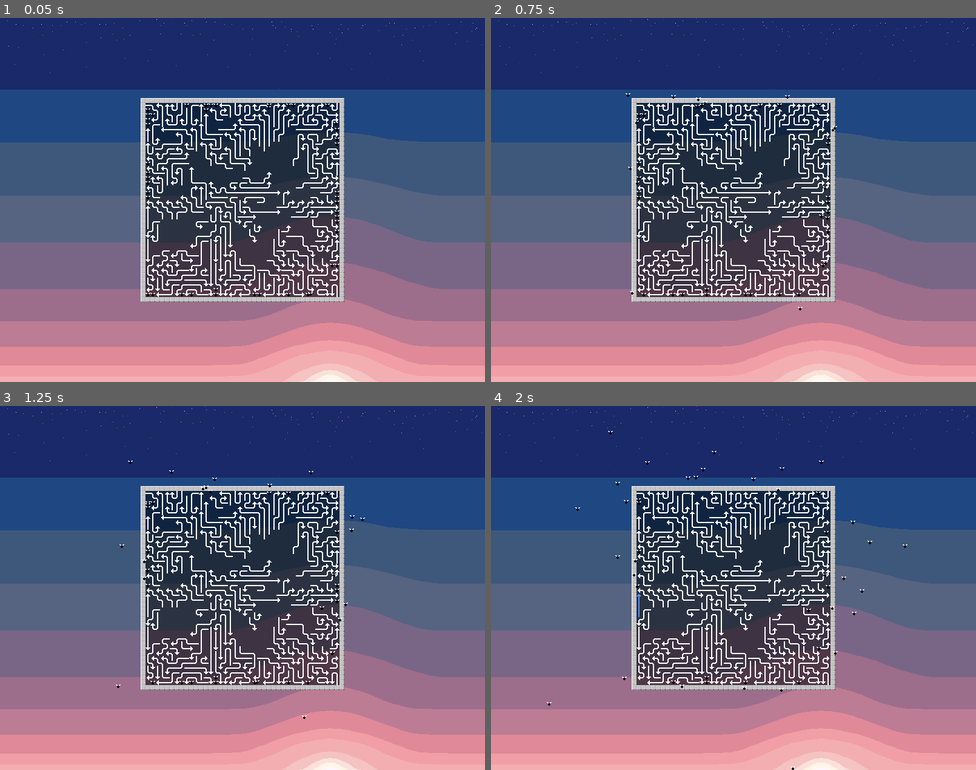
Above: before the commit, frames 1-4 (two rows, left to right).
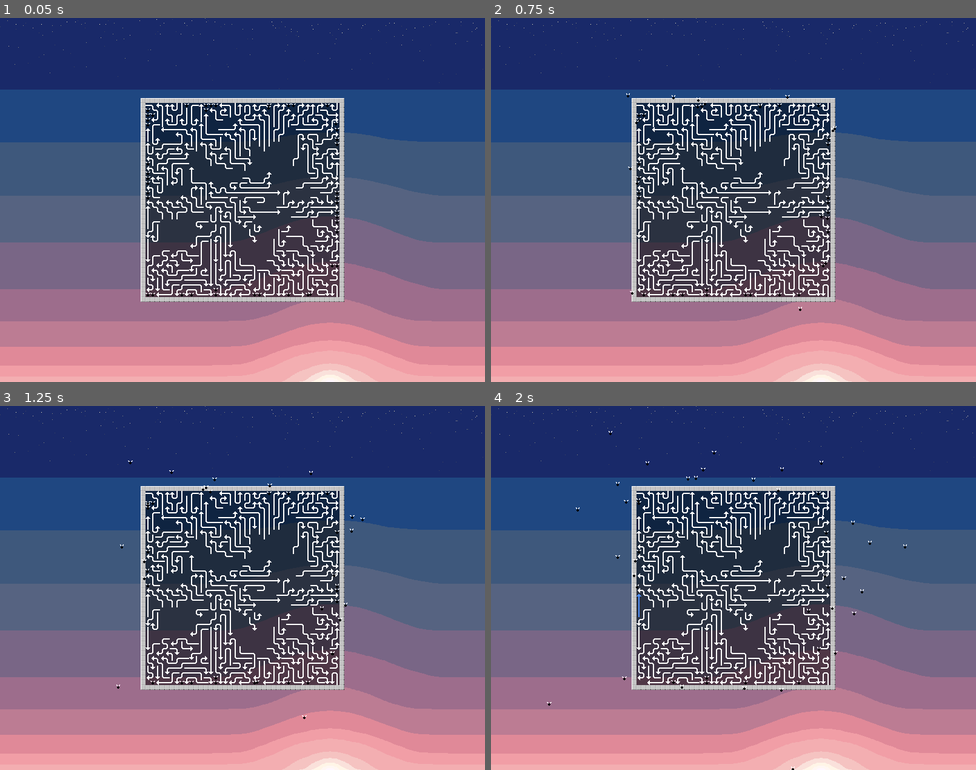
Above: after the commit, the same moments.

Repository: paulguy/arrow-game
Game: Godot game, scene res://game.tscn
Same seed, same stepped clock (60 frames per second), same inputs: the game is played once before the commit and once after it.
Inputs (mouse positions are in pixels of both pictures, inside the frame that each line leads up to):
- Up to frame 1 (0.05 s): no input
- Up to frame 2 (0.75 s): tap Enter at 0.5 s; move the mouse to (840, 181) at 0.52 s; click (840, 181) at 0.67 s
- Up to frame 3 (1.25 s): no input
- Up to frame 4 (2 s): move the mouse to (636, 606) at 1.27 s; click (636, 606) at 1.42 s

Frame 1 is identical in both runs. In frame 2, less than 0.1% of the frame differs, in the area x 27-72%, y 20-81%; in frame 3, less than 0.1%; in frame 4, less than 0.1%, in the area x 17-86%, y 6-100%.

Commit message:
Fix fly animation

Diff:
--- a/ArrowView.gdshader
+++ /dev/null
@@ -1,14 +0,0 @@
-shader_type spatial;
-
-void vertex() {
-	// Called for every vertex the material is visible on.
-}
-
-void fragment() {
-	// Called for every pixel the material is visible on.
-}
-
-//void light() {
-//	// Called for every pixel for every light affecting the material.
-//	// Uncomment to replace the default light processing function with this one.
-//}
--- a/fly.gd
+++ b/fly.gd
@@ -3,11 +3,17 @@
 const MAX_ANGLE_OFFSET : float = 0.95
 const ACCEL : float = 5.0
 const TIMEOUT : float = 5.0
+const ANIM_FRAMES : int = 2
+const FRAME_TIME : float = 0.1
 
 var path : Array[Vector2i]
 var region : Rect2
 var cell_size : Vector2i
 var time : float = 0.0
+var anim_time : float = 0.0
+var anim : int = 0
+
+@onready var sprite : Sprite2D = $Sprite
 
 func _physics_process(delta : float):
 	var view : Rect2 = get_viewport_rect()
@@ -47,3 +53,7 @@
 	apply_central_force(Vector2.from_angle(towards) * ACCEL)
 
 	time += delta
+
+func _process(delta : float):
+	anim_time = fmod(anim_time + delta, FRAME_TIME * ANIM_FRAMES)
+	sprite.frame_coords.x = floor(anim_time / FRAME_TIME)
--- a/fly.tscn
+++ b/fly.tscn
@@ -2,10 +2,6 @@
 
 [ext_resource type="Script" uid="uid://bg1i2ji8p6a28" path="res://fly.gd" id="1_qarim"]
 [ext_resource type="Texture2D" uid="uid://dlinirat5q4rc" path="res://arrow_tiles.png" id="2_7c42i"]
-
-[sub_resource type="AtlasTexture" id="AtlasTexture_3bd51"]
-atlas = ExtResource("2_7c42i")
-region = Rect2(0, 80, 8, 8)
 
 [sub_resource type="CircleShape2D" id="CircleShape2D_o8fo8"]
 radius = 3.0
@@ -16,8 +12,11 @@
 gravity_scale = 0.0
 script = ExtResource("1_qarim")
 
-[node name="Sprite2D" type="Sprite2D" parent="." unique_id=1811766016]
-texture = SubResource("AtlasTexture_3bd51")
+[node name="Sprite" type="Sprite2D" parent="." unique_id=1811766016]
+texture = ExtResource("2_7c42i")
+hframes = 8
+vframes = 16
+frame = 80
 
 [node name="CollisionShape2D" type="CollisionShape2D" parent="." unique_id=1417660956]
 shape = SubResource("CircleShape2D_o8fo8")
Not shown, removed: ArrowView.gdshader.uid
